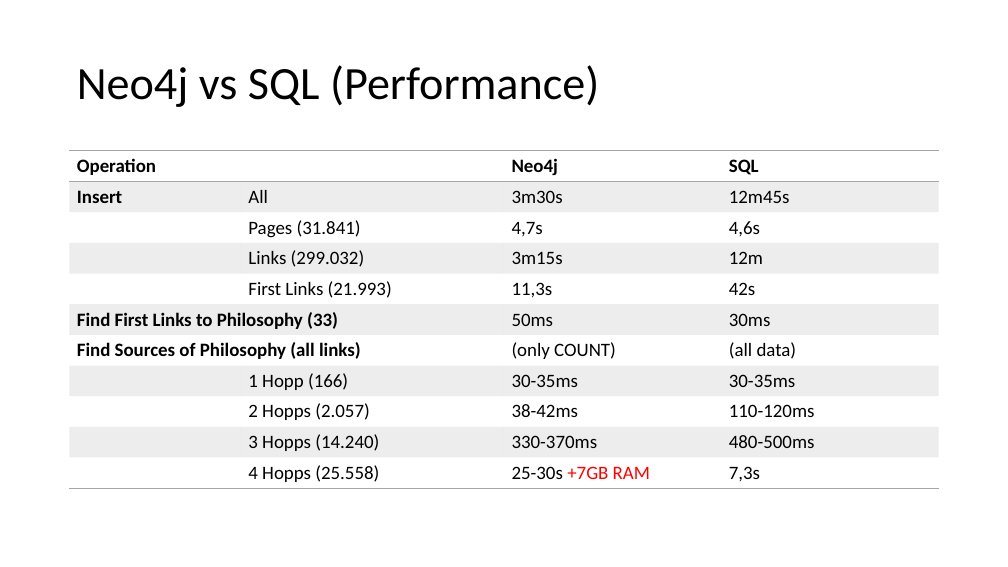
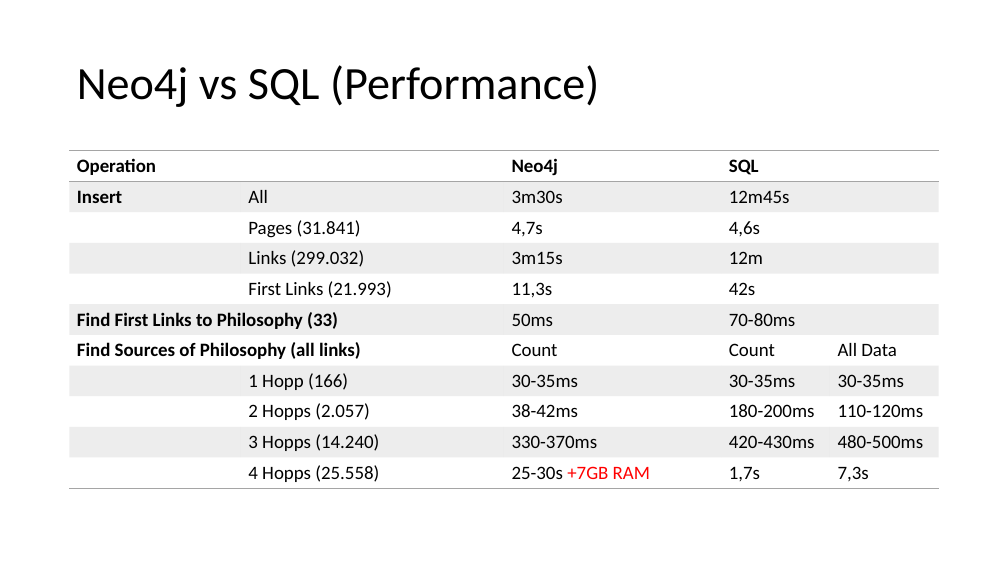
Before and after one commit to bernhardmgruber/philosophywiki, a slide deck: slide 9 of doc/presentation/Presentation.pptx. Drawn at 1008x567 pixels with LibreOffice and Linux fonts; fonts in the diff are those of the drawing. Boxes give left, top, right and bottom in pixels: in the first picture for what was removed or moved away, otherwise in the second. Text is boxed around its words. In the diff, an @@ line names an element or a change of style, - is before the commit and + after.

Commit message:
update measurements.

```diff
--- a/doc/presentation/Presentation.pptx
+++ b/doc/presentation/Presentation.pptx
@@ table at box(70, 151, 940, 488) @@
-column 3: Neo4j | 3m30s | 4,7s | 3m15s | 11,3s | 50ms | (only COUNT) | 30-35ms | 38-42ms | 330-370ms | 25-30s +7GB RAM
-column 4: SQL | 12m45s | 4,6s | 12m | 42s | 30ms | (all data) | 30-35ms | 110-120ms | 480-500ms | 7,3s
+column 3: Neo4j | 3m30s | 4,7s | 3m15s | 11,3s | 50ms | Count | 30-35ms | 38-42ms | 330-370ms | 25-30s +7GB RAM
+column 4: SQL | 12m45s | 4,6s | 12m | 42s | 70-80ms | Count | 30-35ms | 180-200ms | 420-430ms | 1,7s
+column 5:  |  |  |  |  |  | All Data | 30-35ms | 110-120ms | 480-500ms | 7,3s
```
